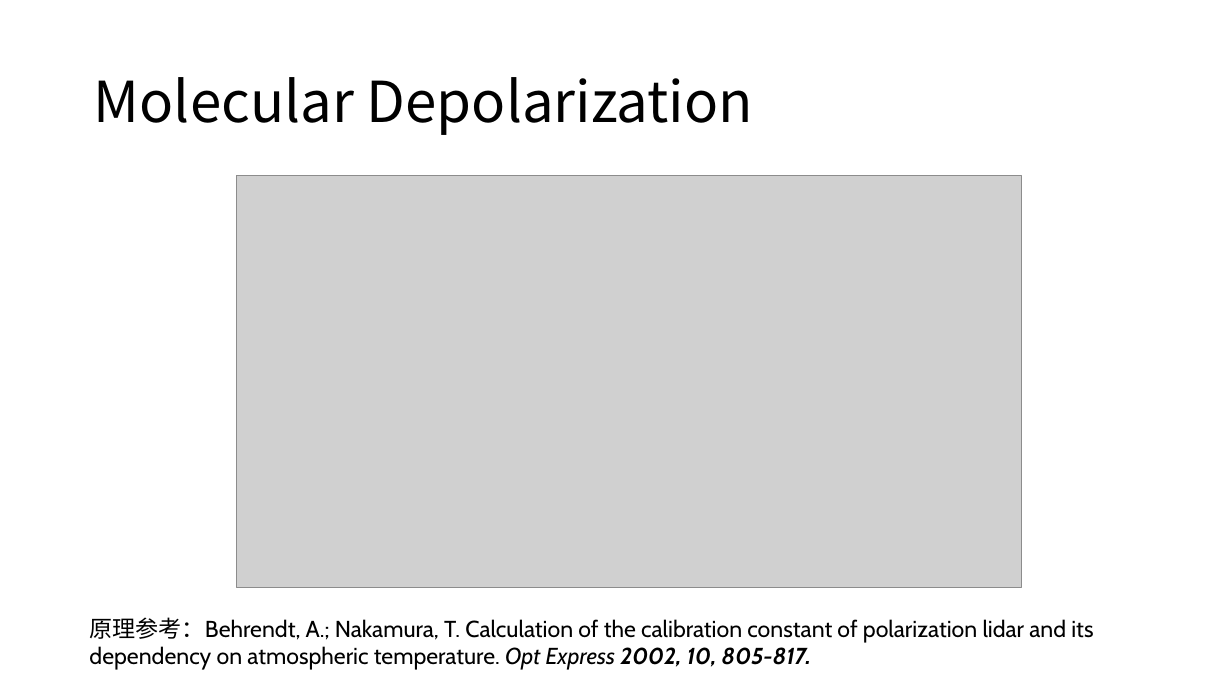
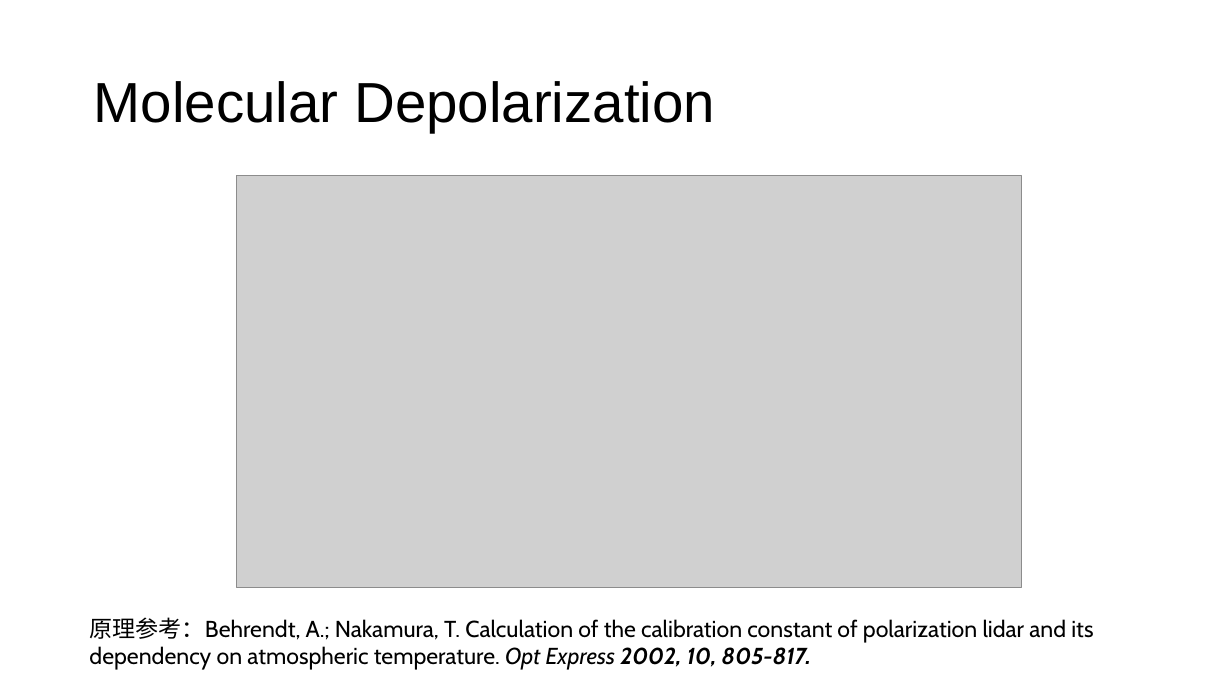
Before and after one commit to WHU-Atmospheric-Remote-Sensing/LiMSS, a slide deck: slide 4 of docs/Lidar-for-Molecular-Scattering-Simulation.pptx. Drawn at 1232x693 pixels with LibreOffice and Linux fonts; fonts in the diff are those of the drawing; grey boxes stand for pictures. Boxes give left, top, right and bottom in pixels: in the first picture for what was removed or moved away, otherwise in the second. Text is boxed around its words. In the diff, an @@ line names an element or a change of style, - is before the commit and + after.

```diff
--- a/docs/Lidar-for-Molecular-Scattering-Simulation.pptx
+++ b/docs/Lidar-for-Molecular-Scattering-Simulation.pptx
@@ title "Molecular Depolarization" at <box>94,81,715,132</box>: font Noto Sans CJK SC to Arial @@
```
Also in this commit, not shown: 7 other slides changed, 2 slides added, 7 other files.
